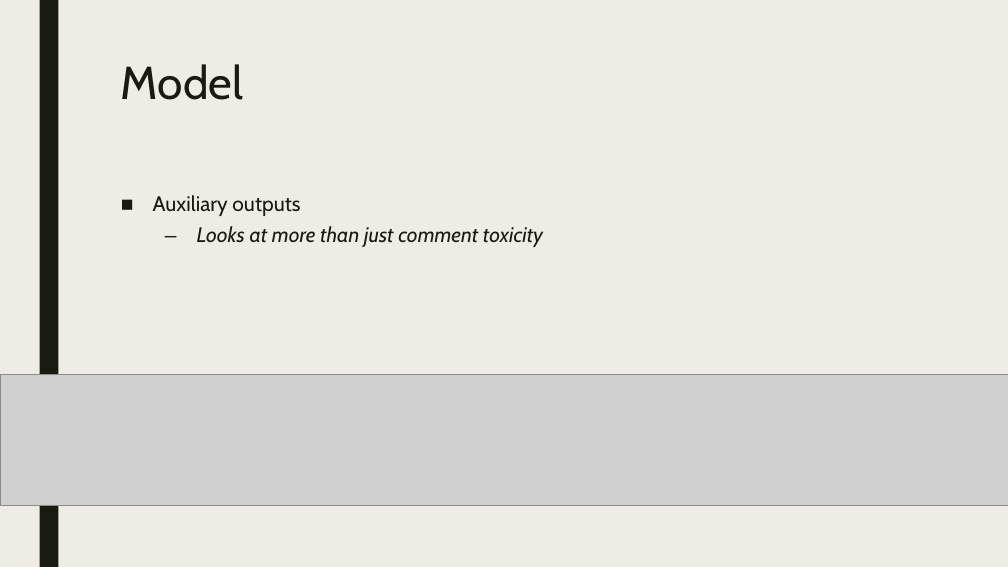
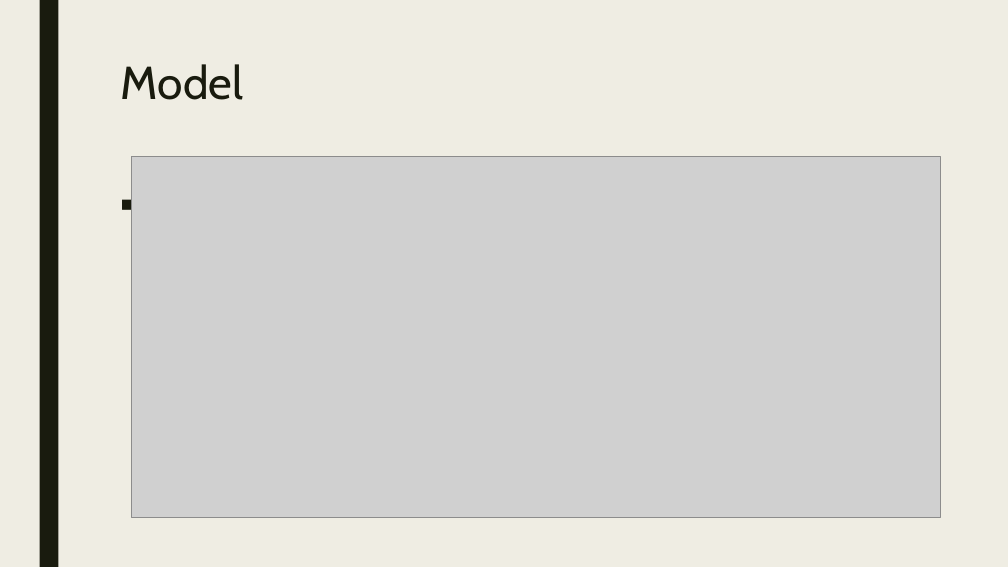
Before and after one commit to jsakhnin/NLPmodule, a slide deck: slide 13 of NLP_presentation.pptx. Drawn at 1008x567 pixels with LibreOffice and Linux fonts; fonts in the diff are those of the drawing; grey boxes stand for pictures. Boxes give left, top, right and bottom in pixels: in the first picture for what was removed or moved away, otherwise in the second. Text is boxed around its words. In the diff, an @@ line names an element or a change of style, - is before the commit and + after.

Commit message:
Edited the model diagram to better utilize the space on the slideshow.

```diff
--- a/NLP_presentation.pptx
+++ b/NLP_presentation.pptx
@@ picture: place and size @@
-picture at box(0, 375, 1008, 505)
+picture at box(132, 157, 941, 518)
@@ text removed at box(153, 195, 543, 247) @@
-■ Auxiliary outputs
-  – Looks at more than just comment toxicity
```
Also in this commit, not shown: 2 other files.
